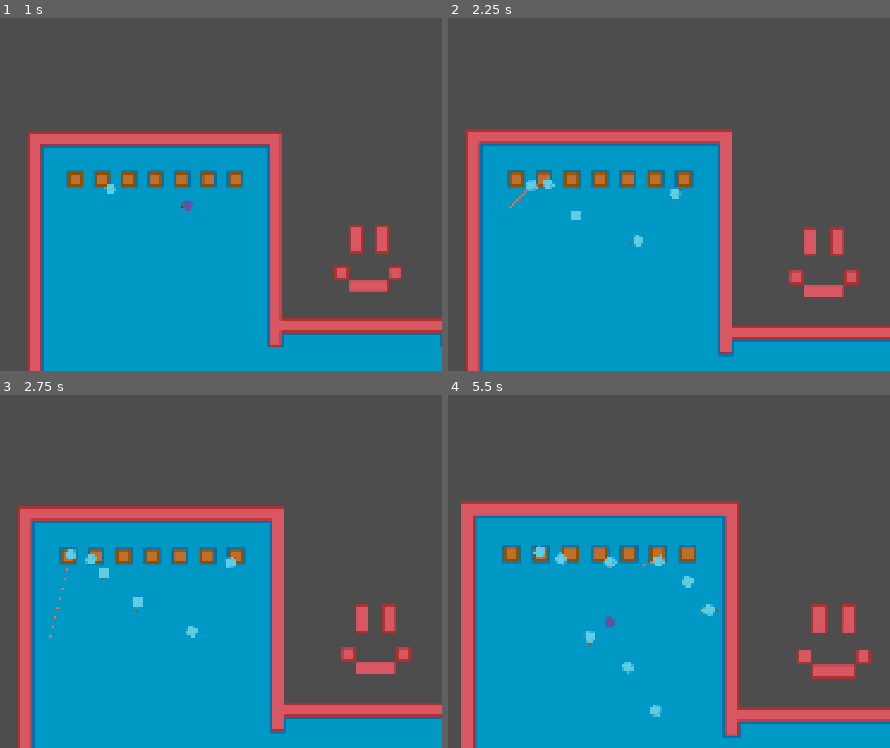
Above: before the commit, frames 1-4 (two rows, left to right).
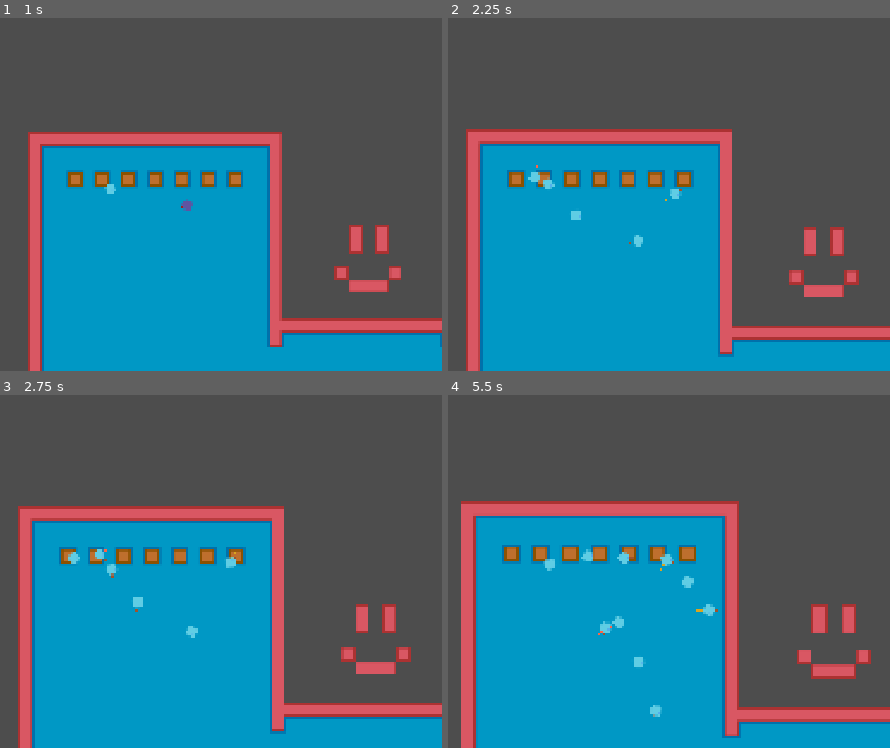
Above: after the commit, the same moments.

Repository: djairoh/crowdSim
Game: Godot game, scene res://scenes/crowd_manager.tscn
Two runs of this game, one before a commit and one after it. Both use one fixed random seed, a clock stepped at 60 frames per second and the inputs below.
Inputs (mouse positions are in pixels of both pictures, inside the frame that each line leads up to):
- Up to frame 1 (1 s): drag from (185, 190) to (123, 46) at 0.52 s
- Up to frame 2 (2.25 s): drag from (562, 194) to (448, 236) at 1.27 s; move the mouse to (673, 187) at 2.02 s; hold Mouse wheel up (zoomIn) from 2.03 s (still down); click (673, 187) at 2.17 s
- Up to frame 3 (2.75 s): keep holding Mouse wheel up (zoomIn)
- Up to frame 4 (5.5 s): release Mouse wheel up (zoomIn) at 2.75 s; drag from (540, 557) to (outside the picture) at 2.77 s; drag from (562, 589) to (646, 684) at 3.52 s; drag from (536, 560) to (722, 603) at 4.27 s; move the mouse to (607, 606) at 5.02 s; hold Mouse wheel up (zoomIn) from 5.03 s (still down); click (607, 606) at 5.17 s

Frame 1 is identical in both runs. In frame 2, 0.2% of the frame differs, in the area x 13-50%, y 41-54%; in frame 3, 0.4%; in frame 4, 1.0%, in the area x 19-58%, y 42-80%.

Commit message:
Defined desired_velocity and add global weights as constants

Diff:
--- a/scripts/Agent.gd
+++ b/scripts/Agent.gd
@@ -12,6 +12,7 @@
 var start_position: Vector2
 var goal: Vector2
 var desired_rotation: float = self.rotation
+var desired_velocity: Vector2 = Vector2.ZERO
 
 func _ready():
 	start_position = global_position
@@ -30,6 +31,11 @@
 		self.rotation = lerp_angle(self.rotation, self.desired_rotation, clampf(4*delta, 0, 1))
 
 func _physics_process(delta):
+	self.desired_velocity = (
+		forces.get_desired_direction()
+		* movement_speed
+	)
+
 	var f_to = forces.get_total_force(true)
 
 	# TODO: position calculation is not implemented as it is in the paper.
--- a/scripts/forces.gd
+++ b/scripts/forces.gd
@@ -7,6 +7,11 @@
 # Given agent diameter = 12 pixels
 # 12 / 0.5 = 24
 const PIXELS_PER_METER: float = 24
+
+# Global force weights. Paper includes these weights but does not provide the value.
+const W_AT: float = 1.0
+const W_WA: float = 1.5
+const W_OT: float = 0.2
 
 # forces
 var F_wa: Vector2 = Vector2.ZERO
@@ -35,25 +40,13 @@
 func meters_to_pixels(meters: float) -> float:
 	return meters * PIXELS_PER_METER
 
-func get_forward_vision_size():
-	var shape = forward_vision_collision.shape as RectangleShape2D
-	if shape == null:
-		push_error("Rectangle of influence must use RectangleShape2D")
-		return 0.0
-
-	# RectangleShape2D.size is the FULL width/height.
-	# Choose x or y depending on which local axis is your forward axis.
-	print("X: " + str(shape.size.x))
-	print("Y: " + str(shape.size.y))
-	return shape.size.x
-
 func is_inside_influence_rectangle(other_agent: Node2D) -> bool:
 	var shape :RectangleShape2D = forward_vision_collision.shape as RectangleShape2D
 
 	if shape == null:
 		return false
 
-	var local_position : Vector2= forward_vision_collision.to_local(
+	var local_position : Vector2 = forward_vision_collision.to_local(
 		other_agent.global_position
 	)
 
@@ -63,6 +56,9 @@
 		abs(local_position.x) <= half_size.x
 		and abs(local_position.y) <= half_size.y
 	)
+
+func get_desired_direction() -> Vector2:
+	return 	parent.global_transform.origin.direction_to(f_at_nav.get_next_path_position())
 
 func request_path(goal: Vector2) -> bool:
 	f_at_nav.target_position = goal
@@ -100,7 +96,7 @@
 
 func calculate_object_avoidance():
 	#print("calculating object avoidance...")
-	return 0
+	return
 
 
 func calculate_other_agents_avoidance():
@@ -108,9 +104,14 @@
 	F_ot = Vector2.ZERO
 
 	# Density of the crowd D_i: Agent perceived at any given time
-	var D_i: float = pixels_to_meters(get_forward_vision_size())
-
-	var v_i: Vector2 = parent.velocity
+	var shape = forward_vision_collision.shape as RectangleShape2D
+	if shape == null:
+		push_error("Shape must be RectangleShape2D")
+		return
+
+	var D_i: float = pixels_to_meters(shape.size.x)
+
+	var v_i: Vector2 = parent.desired_velocity
 
 	if v_i.length_squared() < 0.0001:
 		return
@@ -130,6 +131,8 @@
 		if d_ji.length_squared() < 0.0001:
 			continue
 
+		var v_j: Vector2 = other_agent.desired_velocity
+
 		# Actual istance between i and j in meters
 		var distance: float = pixels_to_meters(d_ji.length())
 
@@ -144,22 +147,14 @@
 		# tangential_component / |tangential_component|
 		var t_j: Vector2
 
-		# Test actual angular alignment.
-		var alignment : float = abs(v_i.normalized().dot(d_ji.normalized()))
-
-		if alignment > 0.98:
-			# Almost collinear -> right-hand preference.
+		if tangential_component.length_squared() <= 0.0001:
 			t_j = get_right_vector(v_i)
-		elif tangential_component.length_squared() > 0.0001:
+		else:
 			t_j = tangential_component.normalized()
-		else:
-			continue
 
 		# Eq. (9)
 		# Weight due to difference in velocity vectors.
 		# Distinguish whether agent j is moving in the same direction as agent i or against it.
-		var v_j: Vector2 = other_agent.velocity
-
 		var w_o_i: float
 
 		if (v_i.dot(v_j) > 0):
@@ -183,27 +178,27 @@
 
 func calculate_attraction():
 	# base navigation
-	F_at = parent.global_transform.origin.direction_to(f_at_nav.get_next_path_position())
+	F_at = parent.desired_velocity.normalized()
 
 func _update_forces():
 	# update all forces. makes sure we're on the same page (will be useful if we later decide we don't want to update all forces every frame)
+	calculate_attraction()
 	calculate_wall_avoidance()
 	calculate_other_agents_avoidance()
-	calculate_attraction()
 
 func get_total_force(update: bool = false) -> Vector2:
 	if update:
 		_update_forces()
 	# FIXME: does not apply weights as in the paper.
-	return (F_at + F_wa*1.5 + F_ot + F_ob).normalized()
+	return (F_at*W_AT + F_wa*W_WA + F_ot*W_OT + F_ob).normalized()
 
 func _draw():
 	# not technically an internal function as Node2D is not a canvasitem. we call this function from the parent instead.
 	if parent:
-		parent.draw_line(Vector2(0,0), F_wa*10, Color.GOLDENROD, 1.0)
-		parent.draw_line(Vector2(0,0), F_at*10, Color.SIENNA, 1.0)
+		parent.draw_line(Vector2(0,0), F_wa*W_WA*10, Color.GOLDENROD, 1.0)
+		parent.draw_line(Vector2(0,0), F_at*W_AT*10, Color.SIENNA, 1.0)
 		parent.draw_line(Vector2(0,0), F_ob*10, Color.ORCHID, 1.0)
-		parent.draw_line(Vector2(0,0), F_ot*10, Color.TOMATO, 1.0)
+		parent.draw_line(Vector2(0,0), F_ot*W_OT*10, Color.TOMATO, 1.0)
 
 
 func _on_rec_of_influence_body_entered(body: Node2D) -> void:
